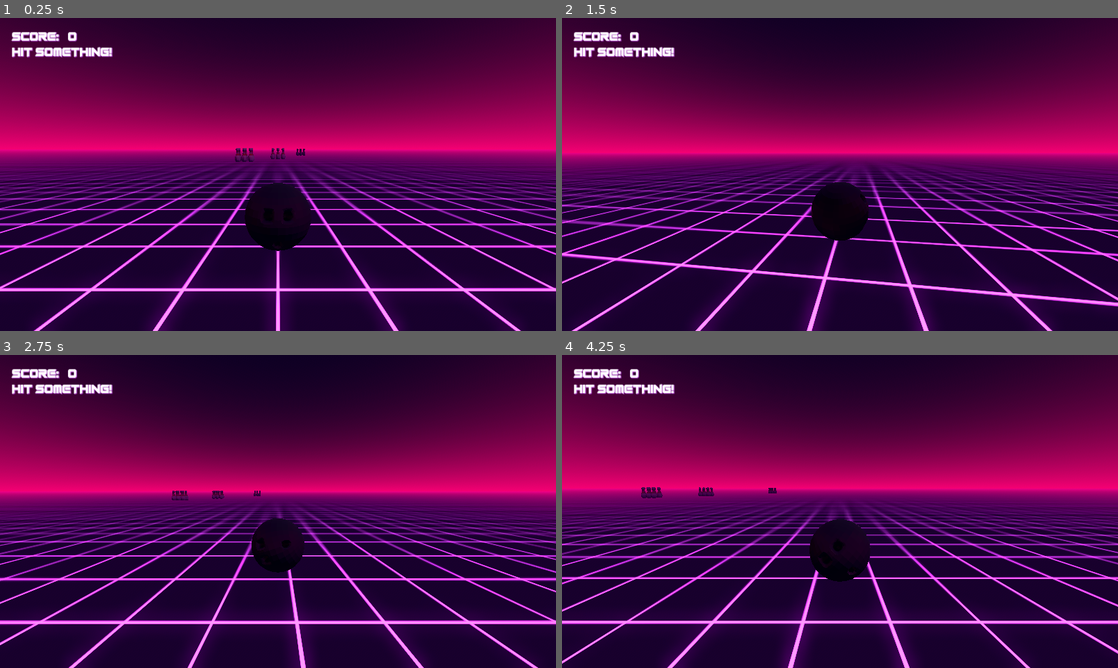
Above: before the commit, frames 1-4 (two rows, left to right).
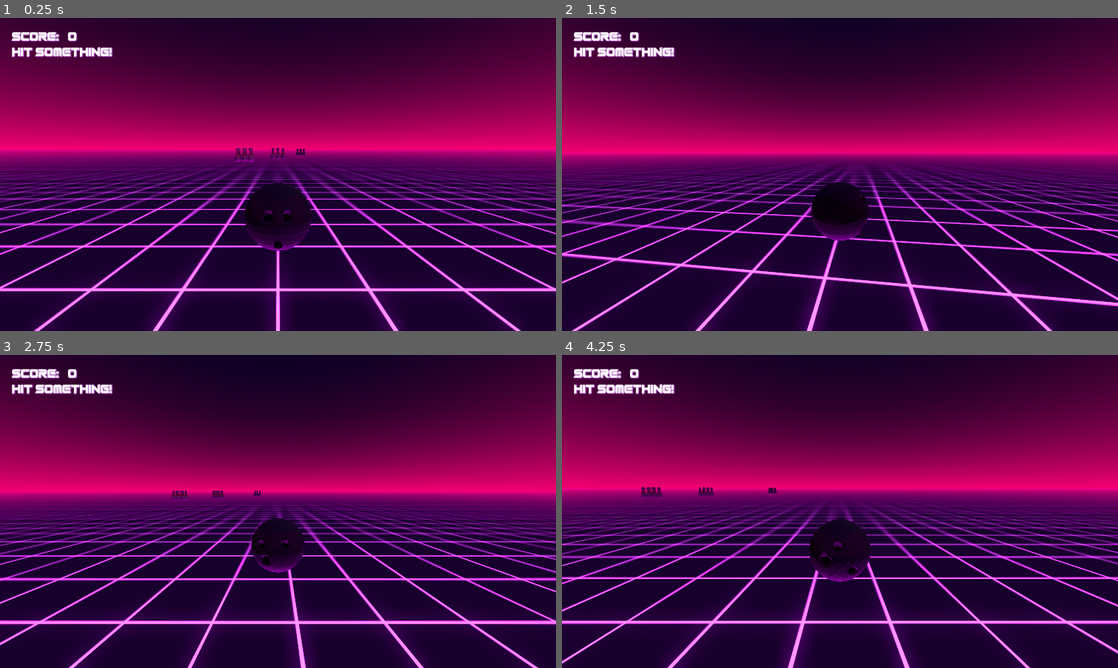
Above: after the commit, the same moments.

Repository: fresh4/rogue-bowler
Game: Godot game, scene res://Scenes/world.tscn
The game is run twice, just before and just after one commit, with the same random seed, the same clock (stepped at 60 frames per second) and the same inputs.
Inputs (mouse positions are in pixels of both pictures, inside the frame that each line leads up to):
- Up to frame 1 (0.25 s): no input
- Up to frame 2 (1.5 s): tap Enter at 0.5 s; move the mouse to (962, 158) at 0.52 s; hold D (right) 0.53-1.28 s; hold Middle mouse button (rotate_camera) 0.53-1.28 s; move the mouse to (728, 190) at 1.27 s; hold S (backward) from 1.28 s (still down); tap Middle mouse button (rotate_camera) at 1.35 s
- Up to frame 3 (2.75 s): move the mouse to (333, 442) at 2.02 s; release S (backward) at 2.03 s; hold D (right) from 2.03 s (still down); hold Middle mouse button (rotate_camera) from 2.03 s (still down)
- Up to frame 4 (4.25 s): move the mouse to (812, 574) at 2.77 s; release D (right) at 2.78 s; release Middle mouse button (rotate_camera) at 2.78 s; hold W (forward) 2.78-3.53 s; tap Middle mouse button (rotate_camera) at 2.85 s; move the mouse to (1006, 558) at 3.52 s; hold A (left) from 3.53 s (still down); hold Middle mouse button (rotate_camera) from 3.53 s (still down)

The runs differ from the first frame. In frame 1, 0.5% of the frame differs, in the area x 42-56%, y 42-75%; in frame 2, 0.4%; in frame 3, 0.3%; in frame 4, 0.5%.

Commit message:
Improved scene lighting

Diff:
--- a/Prefabs/player.tscn
+++ b/Prefabs/player.tscn
@@ -32,6 +32,7 @@
 mesh = ExtResource("3_aa15h")
 
 [node name="CollisionShape3D" type="CollisionShape3D" parent="Ball"]
+visible = false
 shape = SubResource("ConvexPolygonShape3D_fq07f")
 
 [node name="CameraPivot" type="Node3D" parent="."]
@@ -42,3 +43,11 @@
 unique_name_in_owner = true
 transform = Transform3D(1, 0, 0, 0, 0.992546, 0.121869, 0, -0.121869, 0.992546, 0, 1, 3)
 script = ExtResource("3_a87xt")
+
+[node name="OmniLight3D" type="OmniLight3D" parent="CameraPivot"]
+transform = Transform3D(1, 0, 0, 0, 1, 0, 0, 0, 1, 0, -1, 0)
+light_color = Color(0.923706, 0.0234375, 1, 1)
+light_energy = 2.2
+light_size = 0.25
+omni_range = 2.0
+omni_attenuation = 1.13
--- a/Scenes/world.tscn
+++ b/Scenes/world.tscn
@@ -58,11 +58,17 @@
 [node name="WorldEnvironment" type="WorldEnvironment" parent="."]
 environment = SubResource("Environment_mnx18")
 
-[node name="DirectionalLight3D" type="DirectionalLight3D" parent="."]
+[node name="SunLight" type="DirectionalLight3D" parent="."]
 transform = Transform3D(-0.866025, -0.433013, 0.25, 0, 0.5, 0.866025, -0.5, 0.75, -0.433013, 0, 0, 0)
 light_color = Color(0.984131, 0.84375, 1, 1)
 light_energy = 0.1
 shadow_enabled = true
+
+[node name="GridLight" type="DirectionalLight3D" parent="."]
+transform = Transform3D(1, 0, 0, 0, -4.37114e-08, -1, 0, 1, -4.37114e-08, 0, 0, 0)
+light_color = Color(0.900806, 0.126572, 0.925781, 1)
+light_energy = 1.2
+sky_mode = 1
 
 [node name="Floor" type="StaticBody3D" parent="."]
 collision_mask = 7
